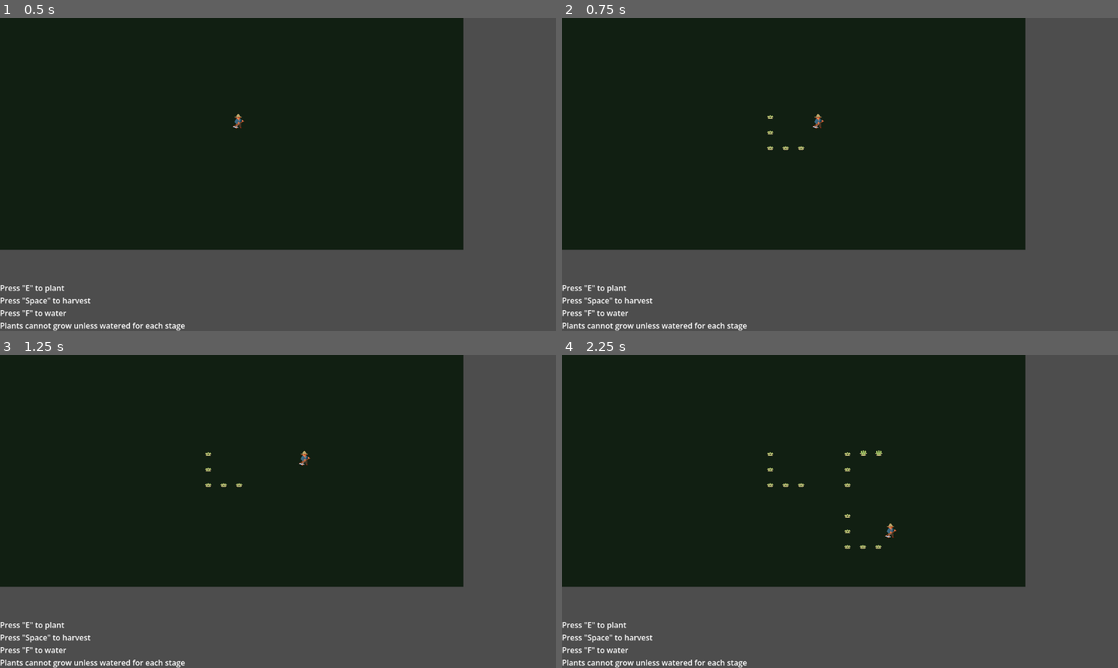
Above: before the commit, frames 1-4 (two rows, left to right).
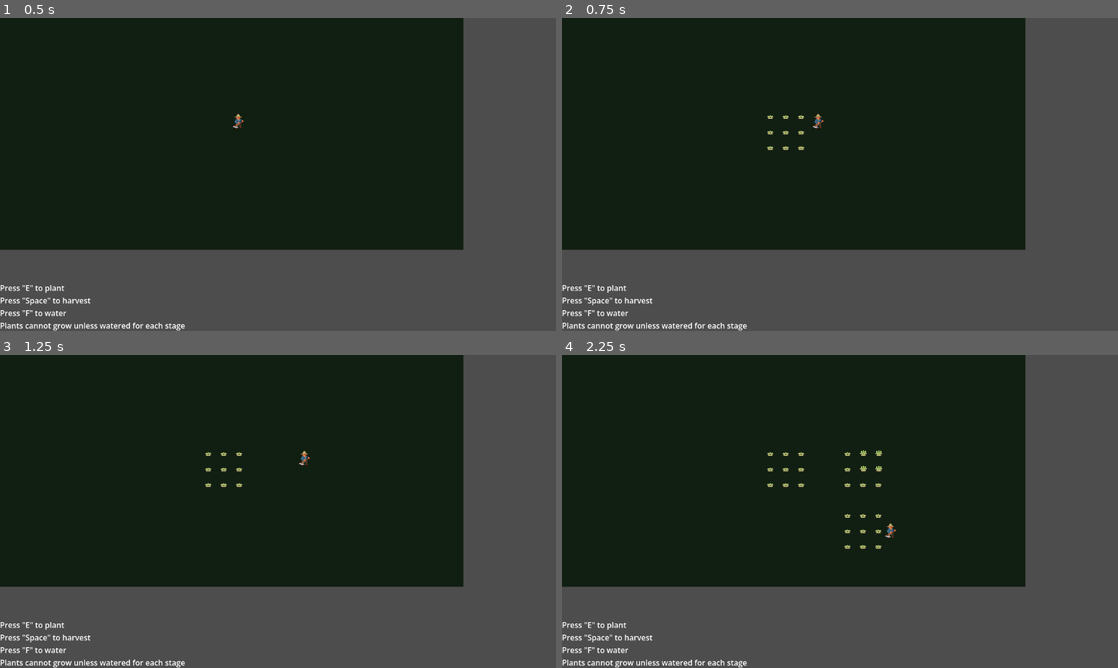
Above: after the commit, the same moments.

Repository: scumpiest/juniper-jam
Game: Godot game, scene res://scenes/main.tscn
The game is run twice, just before and just after one commit, with the same random seed, the same clock (stepped at 60 frames per second) and the same inputs.
Inputs:
- Up to frame 1 (0.5 s): no input
- Up to frame 2 (0.75 s): tap E (plant_seeds) at 0.5 s; hold D (move_right) from 0.53 s (still down); hold Space (harvest) from 0.53 s (still down)
- Up to frame 3 (1.25 s): keep holding D (move_right); keep holding Space (harvest); tap F (water) at 0.8 s
- Up to frame 4 (2.25 s): tap E (plant_seeds) at 1.25, 2 s; release D (move_right) at 1.28 s; release Space (harvest) at 1.28 s; hold S (move_down) 1.28-2.03 s; tap F (water) at 1.35 s; tap Space (harvest) at 1.55 s; hold D (move_right) from 2.03 s (still down); hold Space (harvest) from 2.03 s (still down)

Frame 1 is identical in both runs. In frame 2, less than 0.1% of the frame differs, in the area x 39-44%, y 30-38%; in frame 3, less than 0.1%; in frame 4, 0.2%, in the area x 39-58%, y 30-58%.

Commit message:
feat: add inventory

Diff:
--- a/globals/GlobalData.gd
+++ b/globals/GlobalData.gd
@@ -5,7 +5,8 @@
 var plant_selected: PlantResource
 var slot_1: PlantResource
 var slot_2: PlantResource
-var harvest_counts: Dictionary = { }
+var product_counts: Dictionary = {}
+var seed_counts: Dictionary = {}
 
 
 func _ready() -> void:
@@ -21,7 +22,13 @@
 		plant_selected = slot_2
 
 
-func add_harvest(plant: PlantResource) -> void:
-	if plant == null:
+func add_product(product: ProductResource, amount: int = 1) -> void:
+	if product == null:
 		return
-	harvest_counts[plant.id] = harvest_counts.get(plant.id, 0) + 1
+	product_counts[product.id] = product_counts.get(product.id, 0) + amount
+
+
+func add_seed(seed_item: SeedResource, amount: int = 1) -> void:
+	if seed_item == null:
+		return
+	seed_counts[seed_item.id] = seed_counts.get(seed_item.id, 0) + amount
--- a/resources/crossbreed_recipes/wheat_tomato_pumpkin.tres
+++ b/resources/crossbreed_recipes/wheat_tomato_pumpkin.tres
@@ -1,13 +1,12 @@
-[gd_resource type="Resource" script_class="CrossbreedRecipe" load_steps=5 format=3 uid="uid://crecipewhtom01"]
+[gd_resource type="Resource" script_class="CrossbreedRecipe" format=3 uid="uid://dddp5oxe8ec7"]
 
-[ext_resource type="Script" path="res://resources/crossbreed_recipe.gd" id="1_script"]
-[ext_resource type="Resource" uid="uid://cplantwheat001" path="res://resources/plants/wheat.tres" id="2_wheat"]
-[ext_resource type="Resource" uid="uid://cplanttomato01" path="res://resources/plants/tomato.tres" id="3_tomato"]
-[ext_resource type="Resource" uid="uid://cplantpumpkin1" path="res://resources/plants/pumpkin.tres" id="4_pumpkin"]
+[ext_resource type="Script" uid="uid://b1u4rwykbkewx" path="res://resources/crossbreed_recipe.gd" id="1_script"]
+[ext_resource type="Resource" uid="uid://cfpegp53flm3y" path="res://resources/plants/wheat.tres" id="2_wheat"]
+[ext_resource type="Resource" uid="uid://ck08gfqg6afqh" path="res://resources/plants/blue_flower.tres" id="3_q2f8j"]
+[ext_resource type="Resource" uid="uid://cfpegnecflb3y" path="res://resources/plants/tomato.tres" id="3_tomato"]
 
 [resource]
 script = ExtResource("1_script")
 parent_a = ExtResource("2_wheat")
 parent_b = ExtResource("3_tomato")
-result = ExtResource("4_pumpkin")
-chance = 1.0
+result = ExtResource("3_q2f8j")
--- a/resources/plant_resource.gd
+++ b/resources/plant_resource.gd
@@ -11,7 +11,10 @@
 @export var growing_stage: AtlasTexture
 @export var mature_stage: AtlasTexture
 
-# TODO: Add a way to set the grow speed(certain actions like watering or fertilizing is required to continue growing)
+@export var product: ProductResource
+@export var seed_item: SeedResource
+@export var product_amount: int = 1
+@export var seed_amount: int = 2
 @export var grow_speed: float = 0.6
 
 
--- a/resources/plants/pumpkin.tres
+++ b/resources/plants/pumpkin.tres
@@ -2,6 +2,8 @@
 
 [ext_resource type="Texture2D" uid="uid://chn8c75cebq8i" path="res://sprites/plants_temp/Basic_Plants.png" id="1_atlas"]
 [ext_resource type="Script" uid="uid://pd7dellu40h4" path="res://resources/plant_resource.gd" id="2_script"]
+[ext_resource type="Resource" uid="uid://cprodpumpkin1" path="res://resources/products/pumpkin.tres" id="3_product"]
+[ext_resource type="Resource" uid="uid://cseedpumpkin1" path="res://resources/seeds/pumpkin.tres" id="4_seed"]
 
 [sub_resource type="AtlasTexture" id="AtlasTexture_growing"]
 atlas = ExtResource("1_atlas")
@@ -22,3 +24,5 @@
 initial_stage = SubResource("AtlasTexture_initial")
 growing_stage = SubResource("AtlasTexture_growing")
 mature_stage = SubResource("AtlasTexture_mature")
+product = ExtResource("3_product")
+seed_item = ExtResource("4_seed")
--- a/resources/plants/tomato.tres
+++ b/resources/plants/tomato.tres
@@ -2,6 +2,8 @@
 
 [ext_resource type="Texture2D" uid="uid://chn8c75cebq8i" path="res://sprites/plants_temp/Basic_Plants.png" id="1_atlas"]
 [ext_resource type="Script" uid="uid://pd7dellu40h4" path="res://resources/plant_resource.gd" id="2_script"]
+[ext_resource type="Resource" uid="uid://cprodtomato01" path="res://resources/products/tomato.tres" id="3_product"]
+[ext_resource type="Resource" uid="uid://cseedtomato01" path="res://resources/seeds/tomato.tres" id="4_seed"]
 
 [sub_resource type="AtlasTexture" id="AtlasTexture_growing"]
 atlas = ExtResource("1_atlas")
@@ -22,3 +24,5 @@
 initial_stage = SubResource("AtlasTexture_initial")
 growing_stage = SubResource("AtlasTexture_growing")
 mature_stage = SubResource("AtlasTexture_mature")
+product = ExtResource("3_product")
+seed_item = ExtResource("4_seed")
--- a/resources/plants/wheat.tres
+++ b/resources/plants/wheat.tres
@@ -2,6 +2,8 @@
 
 [ext_resource type="Texture2D" uid="uid://chn8c75cebq8i" path="res://sprites/plants_temp/Basic_Plants.png" id="1_atlas"]
 [ext_resource type="Script" uid="uid://pd7dellu40h4" path="res://resources/plant_resource.gd" id="2_script"]
+[ext_resource type="Resource" uid="uid://cprodwheat001" path="res://resources/products/wheat.tres" id="3_product"]
+[ext_resource type="Resource" uid="uid://cseedwheat001" path="res://resources/seeds/wheat.tres" id="4_seed"]
 
 [sub_resource type="AtlasTexture" id="AtlasTexture_growing"]
 atlas = ExtResource("1_atlas")
@@ -22,3 +24,5 @@
 initial_stage = SubResource("AtlasTexture_initial")
 growing_stage = SubResource("AtlasTexture_growing")
 mature_stage = SubResource("AtlasTexture_mature")
+product = ExtResource("3_product")
+seed_item = ExtResource("4_seed")
--- /dev/null
+++ b/resources/product_resource.gd
@@ -0,0 +1,7 @@
+extends Resource
+
+class_name ProductResource
+
+@export var id: StringName = &""
+@export var product_name: String = ""
+@export var icon: AtlasTexture
--- /dev/null
+++ b/resources/products/pumpkin.tres
@@ -0,0 +1,14 @@
+[gd_resource type="Resource" script_class="ProductResource" format=3 uid="uid://cprodpumpkin1"]
+
+[ext_resource type="Texture2D" uid="uid://chn8c75cebq8i" path="res://sprites/plants_temp/Basic_Plants.png" id="1_atlas"]
+[ext_resource type="Script" uid="uid://bh6ipqgjkxv6f" path="res://resources/product_resource.gd" id="2_script"]
+
+[sub_resource type="AtlasTexture" id="AtlasTexture_icon"]
+atlas = ExtResource("1_atlas")
+region = Rect2(0, 0, 16, 16)
+
+[resource]
+script = ExtResource("2_script")
+id = &"pumpkin"
+product_name = "Pumpkin"
+icon = SubResource("AtlasTexture_icon")
--- /dev/null
+++ b/resources/products/tomato.tres
@@ -0,0 +1,8 @@
+[gd_resource type="Resource" script_class="ProductResource" format=3 uid="uid://cprodtomato01"]
+
+[ext_resource type="Script" uid="uid://bh6ipqgjkxv6f" path="res://resources/product_resource.gd" id="2_script"]
+
+[resource]
+script = ExtResource("2_script")
+id = &"tomato"
+product_name = "Tomato"
--- /dev/null
+++ b/resources/products/wheat.tres
@@ -0,0 +1,14 @@
+[gd_resource type="Resource" script_class="ProductResource" format=3 uid="uid://cprodwheat001"]
+
+[ext_resource type="Texture2D" uid="uid://dkm7qgsjpbnmi" path="res://sprites/plants_temp/Basic_Grass_Biom_things.png" id="1_rl4jm"]
+[ext_resource type="Script" uid="uid://bh6ipqgjkxv6f" path="res://resources/product_resource.gd" id="2_script"]
+
+[sub_resource type="AtlasTexture" id="AtlasTexture_jx4wa"]
+atlas = ExtResource("1_rl4jm")
+region = Rect2(0, 32, 16, 16)
+
+[resource]
+script = ExtResource("2_script")
+id = &"wheat"
+product_name = "Wheat"
+icon = SubResource("AtlasTexture_jx4wa")
--- /dev/null
+++ b/resources/seed_resource.gd
@@ -0,0 +1,12 @@
+extends Resource
+
+class_name SeedResource
+
+@export var id: StringName = &""
+@export var seed_name: String = ""
+@export var icon: AtlasTexture
+@export var plant_id: StringName = &""
+
+
+func get_plant() -> PlantResource:
+	return PlantDatabase.get_plant(plant_id)
--- /dev/null
+++ b/resources/seeds/pumpkin.tres
@@ -0,0 +1,15 @@
+[gd_resource type="Resource" script_class="SeedResource" format=3 uid="uid://cseedpumpkin1"]
+
+[ext_resource type="Texture2D" uid="uid://chn8c75cebq8i" path="res://sprites/plants_temp/Basic_Plants.png" id="1_atlas"]
+[ext_resource type="Script" uid="uid://cseedresrc001" path="res://resources/seed_resource.gd" id="2_script"]
+
+[sub_resource type="AtlasTexture" id="AtlasTexture_icon"]
+atlas = ExtResource("1_atlas")
+region = Rect2(0, 16, 16, 16)
+
+[resource]
+script = ExtResource("2_script")
+id = &"pumpkin"
+seed_name = "Pumpkin Seed"
+icon = SubResource("AtlasTexture_icon")
+plant_id = &"pumpkin"
--- /dev/null
+++ b/resources/seeds/tomato.tres
@@ -0,0 +1,15 @@
+[gd_resource type="Resource" script_class="SeedResource" format=3 uid="uid://cseedtomato01"]
+
+[ext_resource type="Texture2D" uid="uid://chn8c75cebq8i" path="res://sprites/plants_temp/Basic_Plants.png" id="1_atlas"]
+[ext_resource type="Script" uid="uid://cseedresrc001" path="res://resources/seed_resource.gd" id="2_script"]
+
+[sub_resource type="AtlasTexture" id="AtlasTexture_icon"]
+atlas = ExtResource("1_atlas")
+region = Rect2(16, 16, 16, 16)
+
+[resource]
+script = ExtResource("2_script")
+id = &"tomato"
+seed_name = "Tomato Seed"
+icon = SubResource("AtlasTexture_icon")
+plant_id = &"tomato"
--- /dev/null
+++ b/resources/seeds/wheat.tres
@@ -0,0 +1,15 @@
+[gd_resource type="Resource" script_class="SeedResource" format=3 uid="uid://cseedwheat001"]
+
+[ext_resource type="Texture2D" uid="uid://chn8c75cebq8i" path="res://sprites/plants_temp/Basic_Plants.png" id="1_atlas"]
+[ext_resource type="Script" uid="uid://cseedresrc001" path="res://resources/seed_resource.gd" id="2_script"]
+
+[sub_resource type="AtlasTexture" id="AtlasTexture_icon"]
+atlas = ExtResource("1_atlas")
+region = Rect2(16, 0, 16, 16)
+
+[resource]
+script = ExtResource("2_script")
+id = &"wheat"
+seed_name = "Wheat Seed"
+icon = SubResource("AtlasTexture_icon")
+plant_id = &"wheat"
--- /dev/null
+++ b/scenes/dropped_item/dropped_item.gd
@@ -0,0 +1,46 @@
+extends Area2D
+class_name DroppedItem
+
+var product: ProductResource
+var seed_item: SeedResource
+
+@onready var _sprite: Sprite2D = $Sprite2D
+
+
+func setup_product(product_data: ProductResource) -> void:
+	product = product_data
+	if is_node_ready():
+		_update_sprite()
+
+
+func setup_seed(seed_data: SeedResource) -> void:
+	seed_item = seed_data
+	if is_node_ready():
+		_update_sprite()
+
+
+func _ready() -> void:
+	body_entered.connect(_on_body_entered)
+	_update_sprite()
+
+
+func _on_body_entered(body: Node2D) -> void:
+	if body is CharacterBody2D:
+		_collect()
+
+
+func _collect() -> void:
+	if product != null:
+		GlobalData.add_product(product)
+	elif seed_item != null:
+		GlobalData.add_seed(seed_item)
+	queue_free()
+
+
+func _update_sprite() -> void:
+	if not is_node_ready():
+		return
+	if product != null:
+		_sprite.texture = product.icon
+	elif seed_item != null:
+		_sprite.texture = seed_item.icon
--- /dev/null
+++ b/scenes/dropped_item/dropped_item.tscn
@@ -0,0 +1,18 @@
+[gd_scene format=3 uid="uid://c8dropitem001"]
+
+[ext_resource type="Script" path="res://scenes/dropped_item/dropped_item.gd" id="1_drop"]
+
+[sub_resource type="CircleShape2D" id="CircleShape2D_pickup"]
+radius = 8.0
+
+[node name="DroppedItem" type="Area2D"]
+collision_layer = 0
+collision_mask = 1
+monitoring = true
+script = ExtResource("1_drop")
+
+[node name="Sprite2D" type="Sprite2D" parent="."]
+position = Vector2(0, -6)
+
+[node name="CollisionShape2D" type="CollisionShape2D" parent="."]
+shape = SubResource("CircleShape2D_pickup")
--- a/scenes/plant/plant.gd
+++ b/scenes/plant/plant.gd
@@ -2,6 +2,7 @@
 
 const FINAL_STAGE := 2
 
+@export var dropped_item_scene: PackedScene
 @export var data: PlantResource
 
 var _current_stage: int = 0
@@ -20,7 +21,8 @@
 	_tile = tile
 	_is_crossbred = false
 	_reset_growth()
-	_update_sprite()
+	if is_node_ready():
+		_update_sprite()
 
 
 func has_first_seed_only() -> bool:
@@ -56,20 +58,55 @@
 			_update_sprite()
 
 
+func water() -> void:
+	if not _is_watered:
+		_is_watered = true
+
+
 func harvest() -> void:
-	if data == null:
+	if data == null or _current_stage < FINAL_STAGE:
 		return
 
 	var ground := get_parent()
+	var drop_position := global_position
 	if ground != null and ground.has_method("free_tile"):
 		ground.free_tile(self)
 
-	GlobalData.add_harvest(data)
+	var drop_parent := get_tree().current_scene
+	_spawn_drops(drop_position, drop_parent)
 	queue_free()
 
 
+func _spawn_drops(world_position: Vector2, parent: Node) -> void:
+	if parent == null or data == null:
+		return
+
+	if data.product != null:
+		for i in data.product_amount:
+			var product_offset := Vector2(-6 + i * 4, 0)
+			_spawn_product_drop(parent, world_position + product_offset, data.product)
+	if data.seed_item != null:
+		for i in data.seed_amount:
+			var seed_offset := Vector2(6, -4 + i * 4)
+			_spawn_seed_drop(parent, world_position + seed_offset, data.seed_item)
+
+
+func _spawn_product_drop(parent: Node, world_position: Vector2, product_data: ProductResource) -> void:
+	var drop := dropped_item_scene.instantiate()
+	parent.add_child(drop)
+	drop.global_position = world_position
+	drop.setup_product(product_data)
+
+
+func _spawn_seed_drop(parent: Node, world_position: Vector2, seed_data: SeedResource) -> void:
+	var drop := dropped_item_scene.instantiate()
+	parent.add_child(drop)
+	drop.global_position = world_position
+	drop.setup_seed(seed_data)
+
+
 func _update_sprite() -> void:
-	if data == null:
+	if not is_node_ready() or data == null:
 		return
 	_sprite.texture = data.get_stage_texture(_current_stage)
 	_is_watered = false
--- a/scenes/plant/plant.tscn
+++ b/scenes/plant/plant.tscn
@@ -1,18 +1,20 @@
 [gd_scene format=3 uid="uid://y3g2jjhgfjvd"]
 
 [ext_resource type="Script" uid="uid://dhgmd67c3dqq" path="res://scenes/plant/plant.gd" id="1_plant"]
+[ext_resource type="PackedScene" uid="uid://c8dropitem001" path="res://scenes/dropped_item/dropped_item.tscn" id="2_gm68k"]
 
 [sub_resource type="RectangleShape2D" id="RectangleShape2D_pg0gb"]
 size = Vector2(13, 6.5)
 
-[node name="Plant" type="Area2D" unique_id=2012410163 groups=["crops"]]
+[node name="Plant" type="Area2D" unique_id=1984079974 groups=["crops"]]
 collision_layer = 2
 collision_mask = 0
 script = ExtResource("1_plant")
+dropped_item_scene = ExtResource("2_gm68k")
 
-[node name="Sprite2D" type="Sprite2D" parent="." unique_id=2078884785]
+[node name="Sprite2D" type="Sprite2D" parent="." unique_id=1859368691]
 position = Vector2(0, -6)
 
-[node name="CollisionShape2D" type="CollisionShape2D" parent="." unique_id=50628294]
+[node name="CollisionShape2D" type="CollisionShape2D" parent="." unique_id=1743876858]
 position = Vector2(0.5, -2.25)
 shape = SubResource("RectangleShape2D_pg0gb")
--- a/scenes/player.gd
+++ b/scenes/player.gd
@@ -27,8 +27,10 @@
 
 func _try_water() -> void:
 	for area in _harvest_area.get_overlapping_areas():
-		if area.is_in_group("crops") and not area._is_watered:
-			area._is_watered = true
+		if area.is_in_group("crops") and area.has_method("water"):
+			area.water()
+
+
 func _try_harvest() -> void:
 	for area in _harvest_area.get_overlapping_areas():
 		if area.is_in_group("crops") and area.has_method("harvest"):
Not shown, added: resources/product_resource.gd.uid
Not shown, added: resources/seed_resource.gd.uid
Not shown, added: scenes/dropped_item/dropped_item.gd.uid
